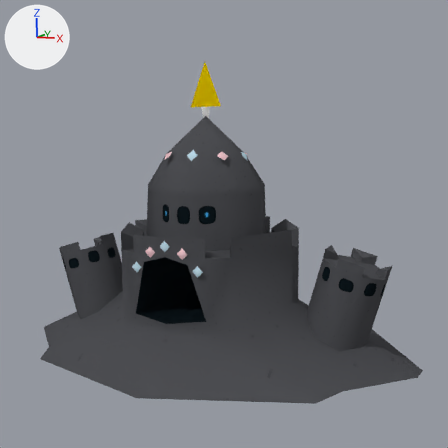
The Blender file assets/oGen 7/pm0770_00_00_UNISEX/rumble-pallossand.blend as it was, and as the next commit left it.
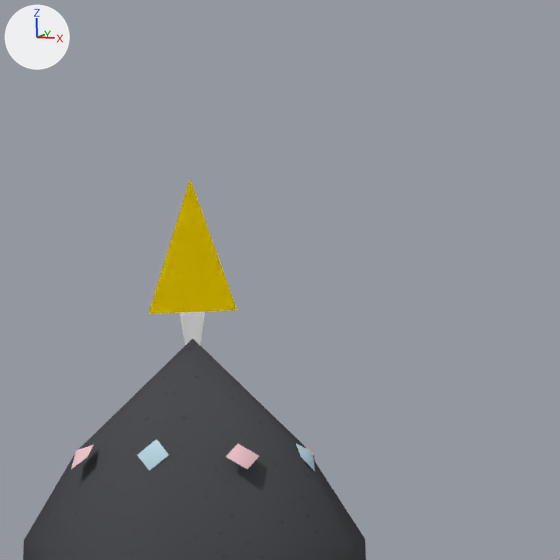
Old and new are each drawn from the file's camera 'Camera' and again close up on the part from 31% to 74% of the width and 0% to 43% of the height. The lights are fixed; the arrows at upper left show +X, +Y and +Z.

In view in the first close-up: 'SIRODETHNA'.
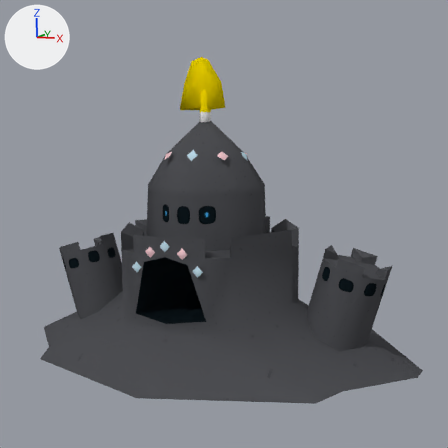
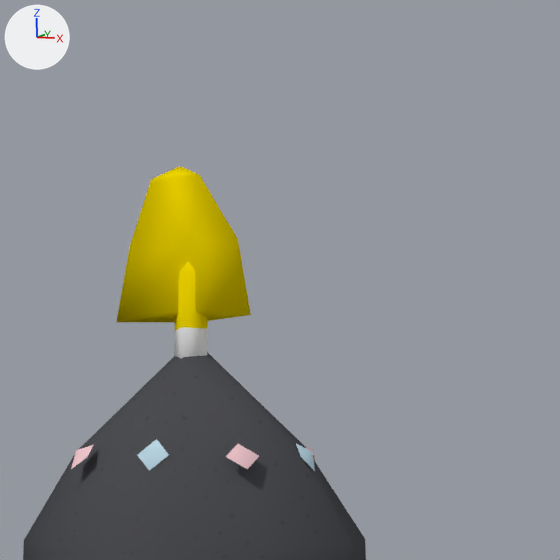
The change, as JSON lines over the scene's bpy script:
```json
{"block": "me_sirodethna", "where": "# used by ob_sirodethna; location = (0.0, 0.0, 0.0); rotation_euler = (1.571, 0.0, 0.0), in degrees (90, 0, 0)"}
{"op": "remove", "block": "me_sirodethna", "code": "me_sirodethna.from_pydata(...)  # 307 vertices, 278 faces; spans x -0.94..0.94, y 0.0..1.28, z -0.81..0.64"}
{"op": "add", "block": "me_sirodethna", "code": "me_sirodethna.from_pydata(...)  # 319 vertices, 305 faces; spans x -0.94..0.94, y 0.0..1.3, z -0.81..0.64"}
{"block": "me_sirodethna", "change": "me_sirodethna part 1: a new loose piece of 13 vertices spanning x -0.03..0.03, y 0.99..1.17, z -0.02..0.05, in mat_pii_sirodethna_body (picture img_pii_sirodethna_body_c_png)"}
{"block": "me_sirodethna", "change": "me_sirodethna part 2: the loose piece of 3 vertices spanning x -0.02..0.02, y 0.96..1.09, z 0.01 is deleted"}
{"block": "me_sirodethna", "change": "me_sirodethna part 3"}
{"block": "me_sirodethna", "change": "6 vertices are removed from x -0.07..0.07, y 1.09..1.28, z 0.01"}
{"block": "me_sirodethna", "change": "2 faces are deleted"}
{"block": "me_sirodethna", "change": "11 vertices are added at x -0.12..0.11, y 1.07..1.3, z -0.01..0.05"}
{"block": "me_sirodethna", "change": "18 new faces join them, mat_pii_sirodethna_body (picture img_pii_sirodethna_body_c_png)"}
```

Boxes (x1, y1, x2, y2) around the edits, measured in the close-ups (560 x 560 px):
```json
{"object": "SIRODETHNA", "change": "reshaped", "before": [23, 179, 366, 560], "after": [23, 166, 366, 560]}
{"part": 1, "of": "me_sirodethna", "change": "added", "after": [174, 262, 208, 358]}
{"part": 2, "of": "me_sirodethna", "change": "deleted", "before": [180, 312, 205, 346]}
{"part": 3, "of": "me_sirodethna", "change": "built on", "before": [149, 179, 237, 314], "after": [117, 166, 251, 322]}
```
